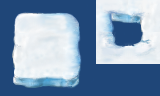
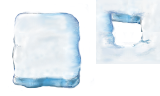
The second 160×96 image is a revision of the first. Changes to its layers:
hid "Background" over box(0, 0, 160, 96)
